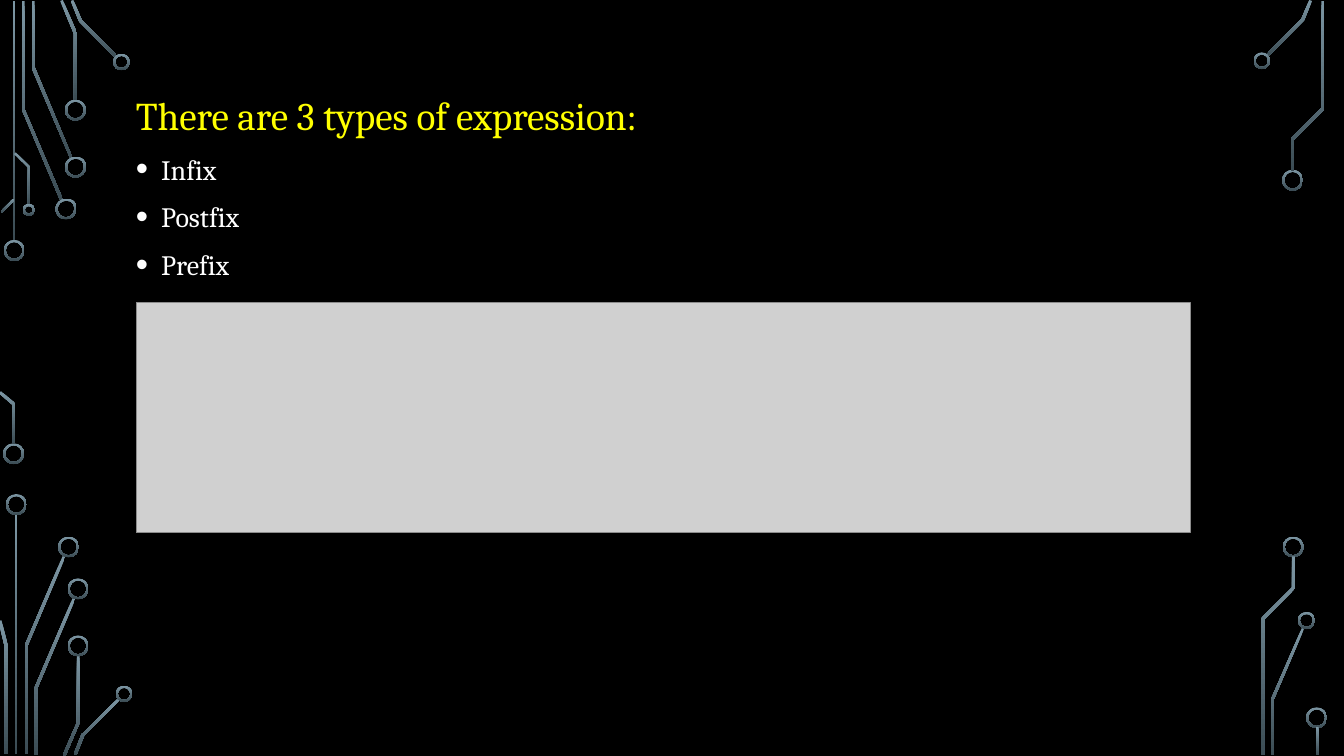
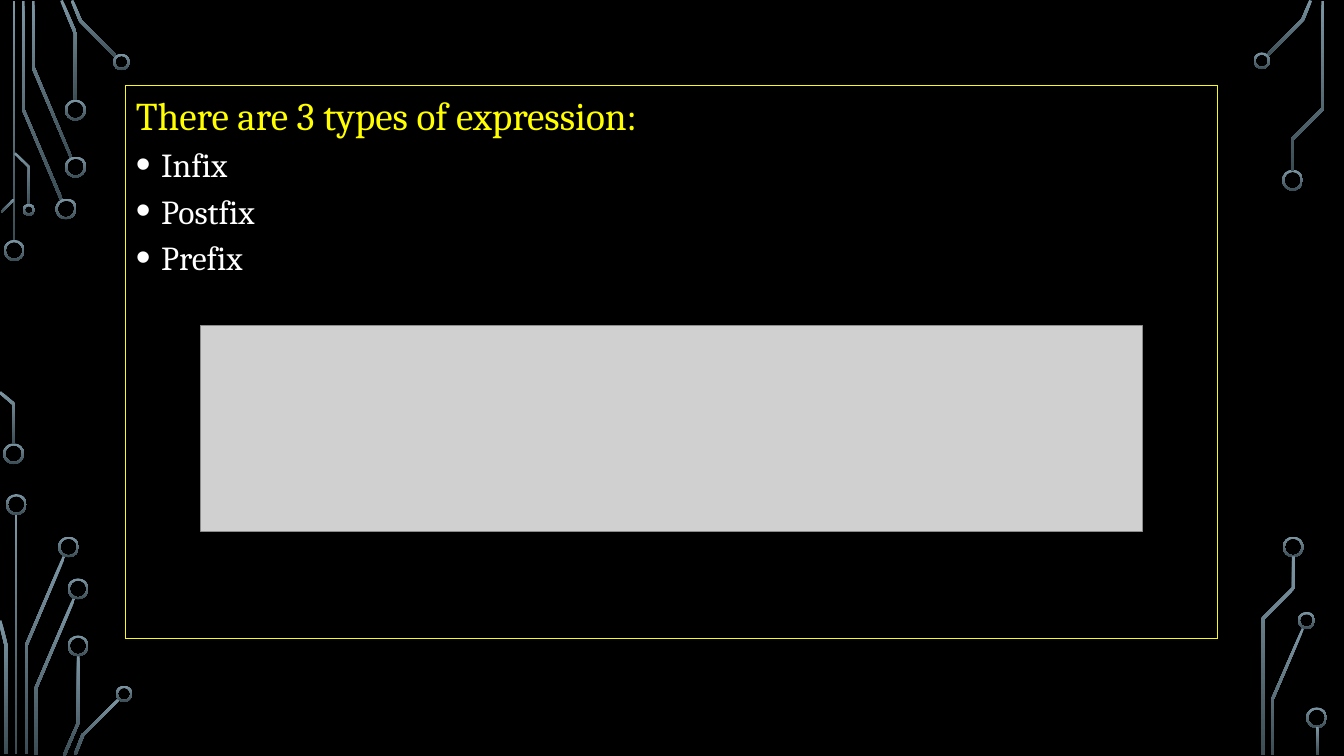
Before and after one commit to r0nY-0017/Public, a slide deck: slide 3 of Data structure.pptx. Drawn at 1344x756 pixels with LibreOffice and Linux fonts; fonts in the diff are those of the drawing; grey boxes stand for pictures; background and template pictures are left out. Boxes give left, top, right and bottom in pixels: in the first picture for what was removed or moved away, otherwise in the second. Text is boxed around its words. In the diff, an @@ line names an element or a change of style, - is before the commit and + after.

```diff
--- a/Data structure.pptx
+++ b/Data structure.pptx
@@ text "There are 3 types of ..." resized from (x1=136, y1=102, x2=637, y2=276) to (x1=126, y1=86, x2=1218, y2=638) @@
@@ text "There are 3 types of ..." at (x1=126, y1=86, x2=1218, y2=638): outline none to #838309 0.75 pt @@
@@ text at (x1=161, y1=153, x2=255, y2=271): size 20 to 24 pt in "Infix", "Postfix", "Prefix"; line spacing 1 to 0.8 @@
@@ picture resized from (x1=136, y1=302, x2=1191, y2=532) to (x1=201, y1=326, x2=1142, y2=531) @@
```
Also in this commit, not shown: 6 other slides changed.
